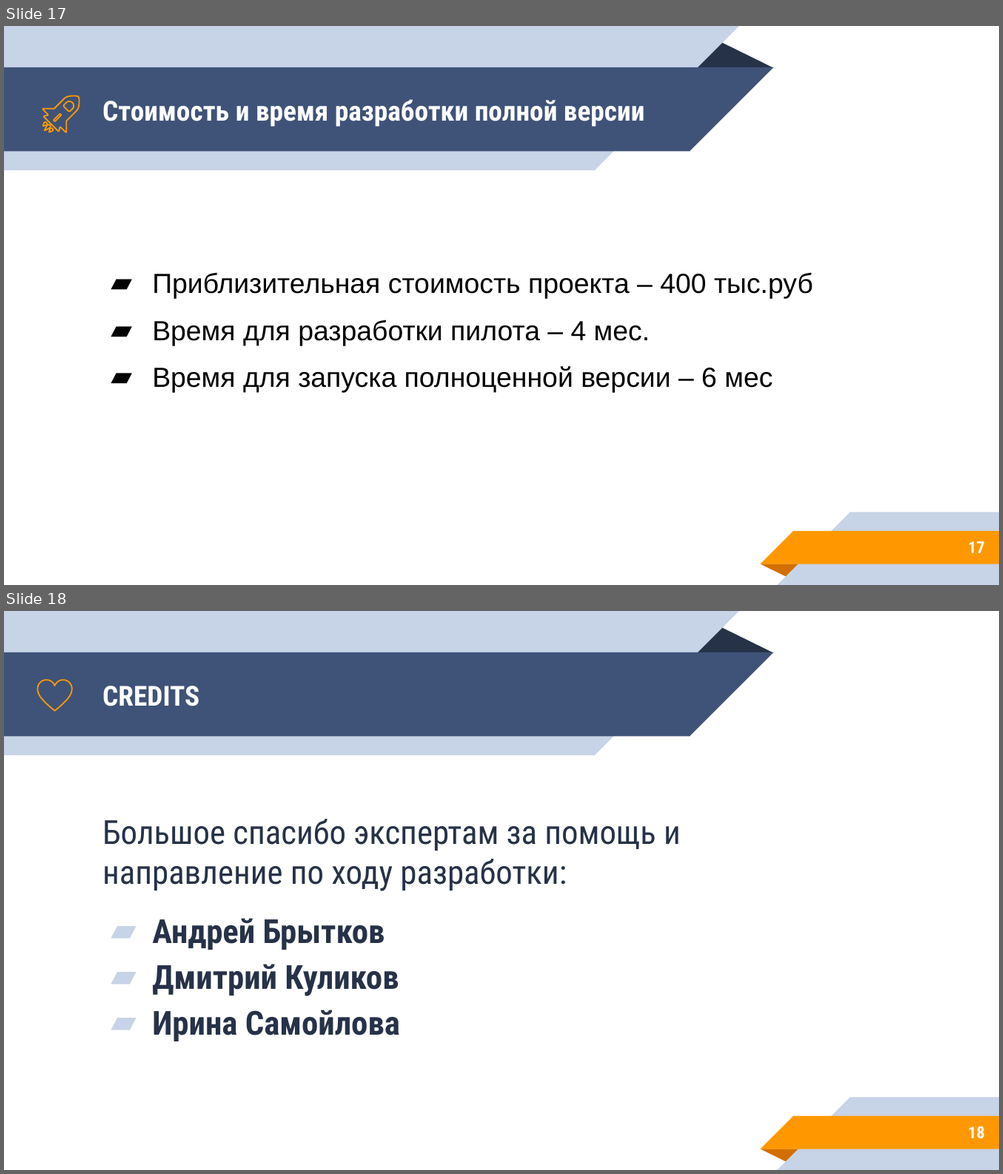
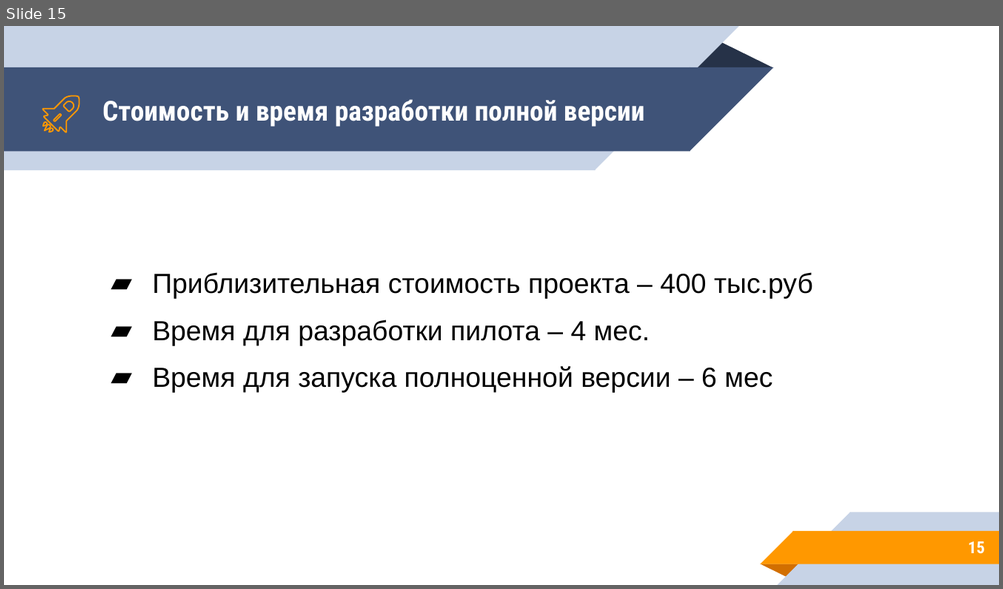
Before and after one commit to KochankovID/hacatone_miac, a slide deck: visual/Danko.pptx. Shown one above the other, each under a label of ours: slides 17 and 18 before the commit, slide 15 after it. The pictures are 1003x1174 and 1003x589 pixels, drawn with LibreOffice and Linux fonts; fonts in the diff are those of the drawing. Boxes give left, top, right and bottom in pixels: in the first picture for what was removed or moved away, otherwise in the second. Text is boxed around its words. In the diff, an @@ line names an element or a change of style, - is before the commit and + after.

```diff
--- a/visual/Danko.pptx
+++ b/visual/Danko.pptx
@@ slide 18 removed at (4, 611, 999, 1170), background #FFFFFF; not listed: 10 template elements that a slide beside it also shows @@
@@ freeform shape removed at (38, 680, 73, 710) @@
@@ title removed at (102, 686, 199, 706) @@
-CREDITS
@@ text removed at (102, 819, 680, 1042) @@
-Большое спасибо экспертам за помощь и направление по ходу разработки:
-▰ Андрей Брытков
-▰ Дмитрий Куликов
-▰ Ирина Самойлова
@@ page number removed at (967, 1127, 984, 1139) @@
-18
@@ what was slide 17 is now slide 15 @@
@@ page number at (967, 542, 984, 554): text changed @@
-17
+15
```
Also in this commit, not shown: 7 slides changed, 4 slides added, 7 other slides removed, 9 other files.
